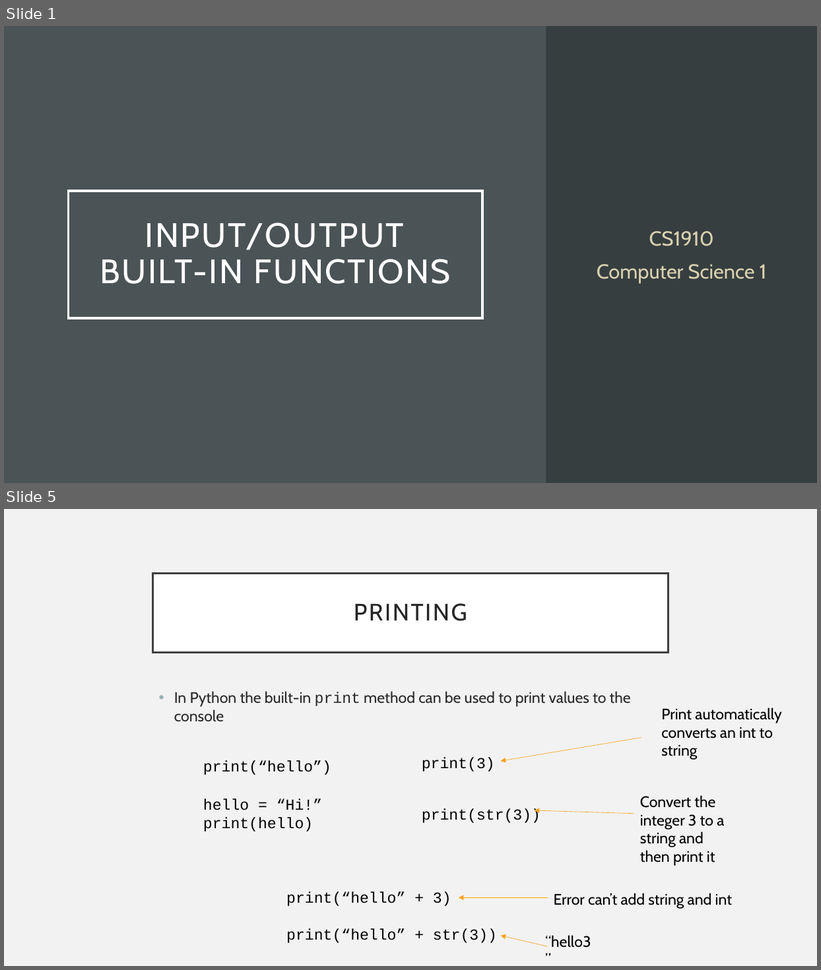
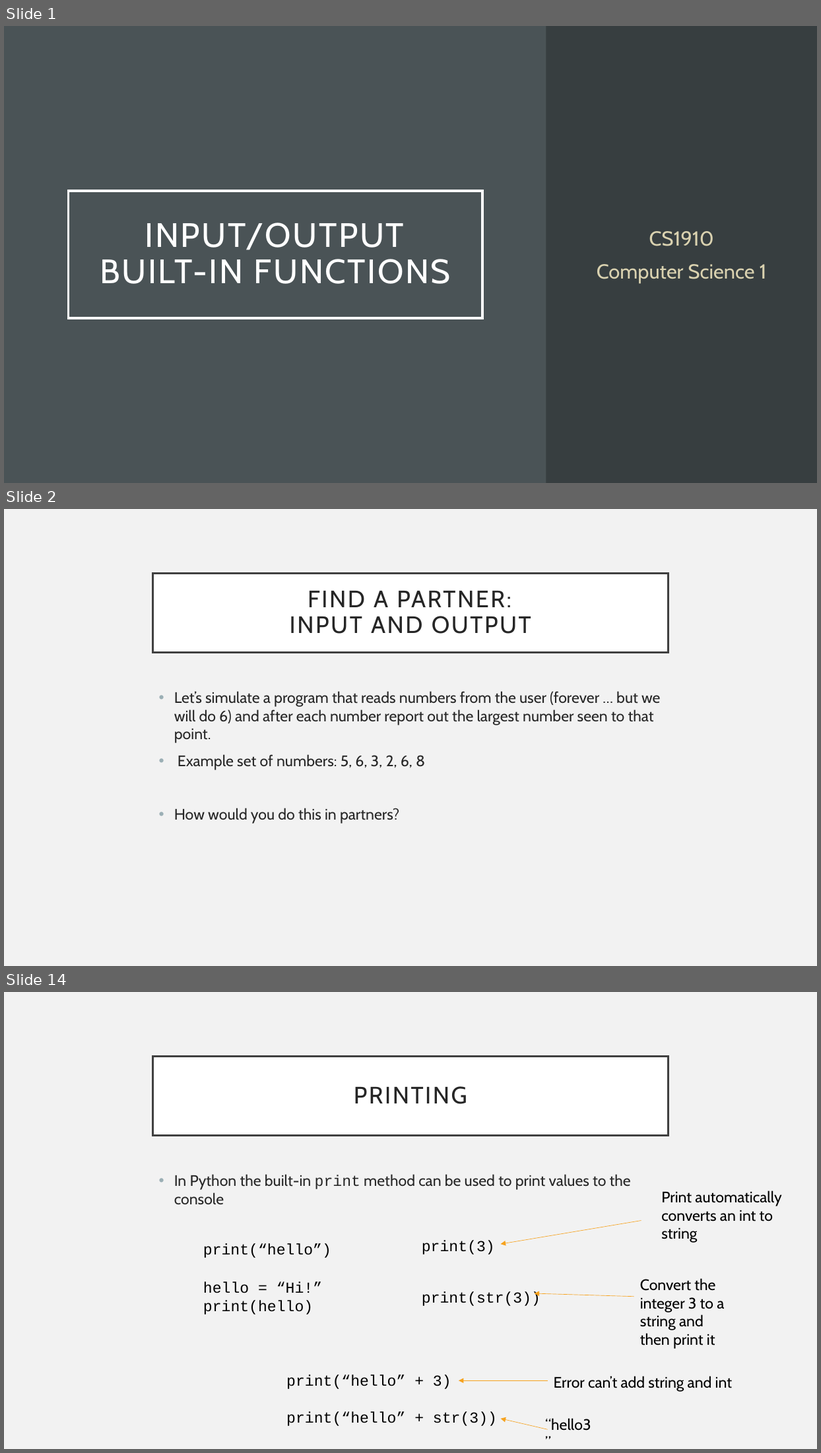
Before and after one commit to UPEI-CS/CS1910-Students, a slide deck: lectures/05-Input-Output/CS1910_Input-Output_Lecture.pptx. Shown one above the other, each under a label of ours: slides 1 and 5 before the commit, slides 1, 2 and 14 after it; the slides between them are not shown. The pictures are 821x970 and 821x1453 pixels, drawn with LibreOffice and Linux fonts; fonts in the diff are those of the drawing. Boxes give left, top, right and bottom in pixels: in the first picture for what was removed or moved away, otherwise in the second. Text is boxed around its words. In the diff, an @@ line names an element or a change of style, - is before the commit and + after.

```diff
--- a/lectures/05-Input-Output/CS1910_Input-Output_Lecture.pptx
+++ b/lectures/05-Input-Output/CS1910_Input-Output_Lecture.pptx
@@ slide 2 added at (x1=4, y1=509, x2=817, y2=966), background #F2F2F2 @@
@@ title added at (x1=153, y1=573, x2=668, y2=652), fill #FFFFFF, outline #404040 2.5 pt, 28 pt, text #262626 @@
+FIND A PARTNER:
+INPUT AND OUTPUT
@@ text added at (x1=174, y1=691, x2=660, y2=824), 18 pt, text #262626 @@
+• Let’s simulate a program that reads numbers from the user (forever … but we will do 6) and after each number report out the largest number seen to that point.
+• Example set of numbers: 5, 6, 3, 2, 6, 8
+• How would you do this in partners?
@@ what was slide 5 is now slide 14 @@
```
Also in this commit, not shown: 5 slides changed, 8 other slides added, 4 slides removed, 1 other file.
